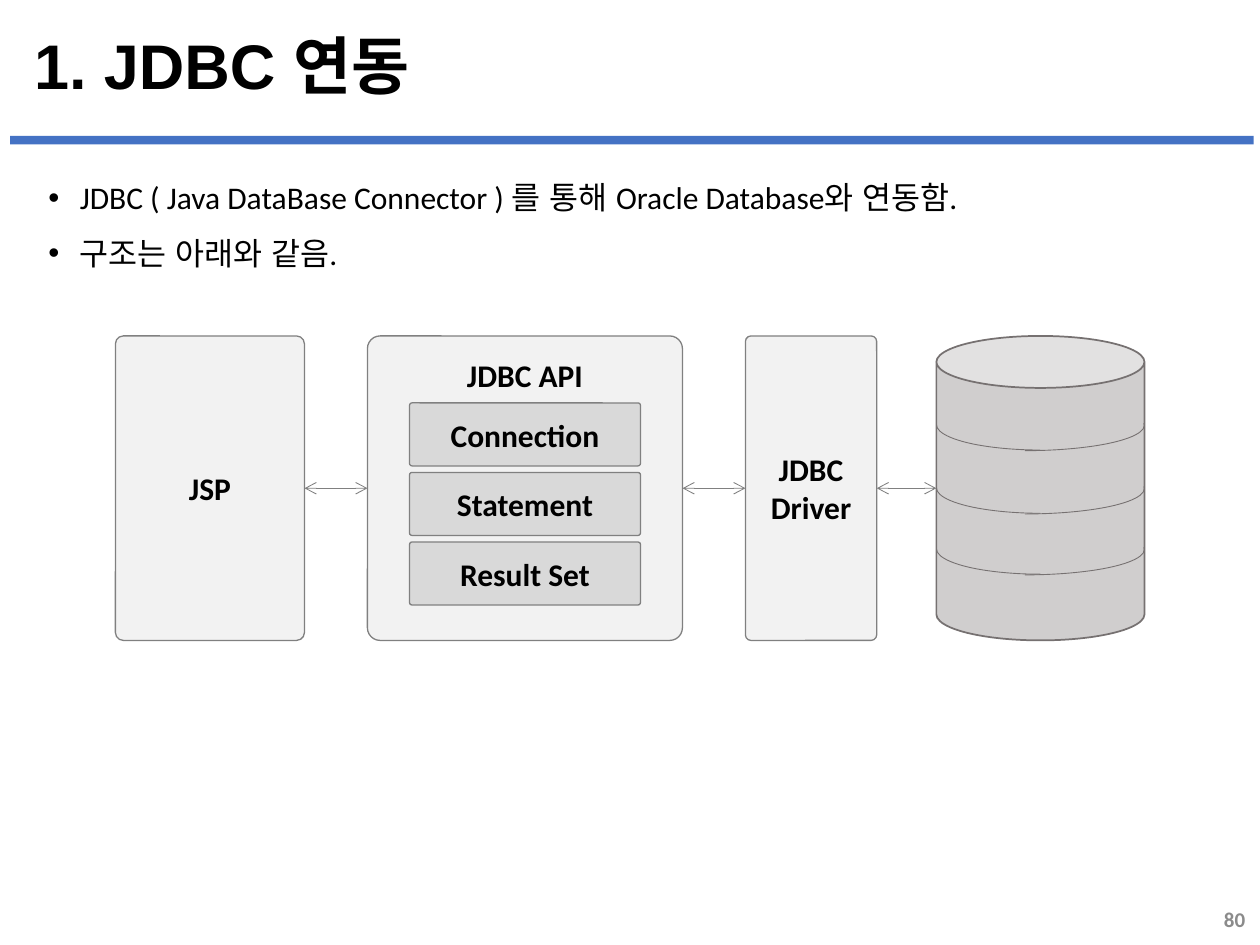
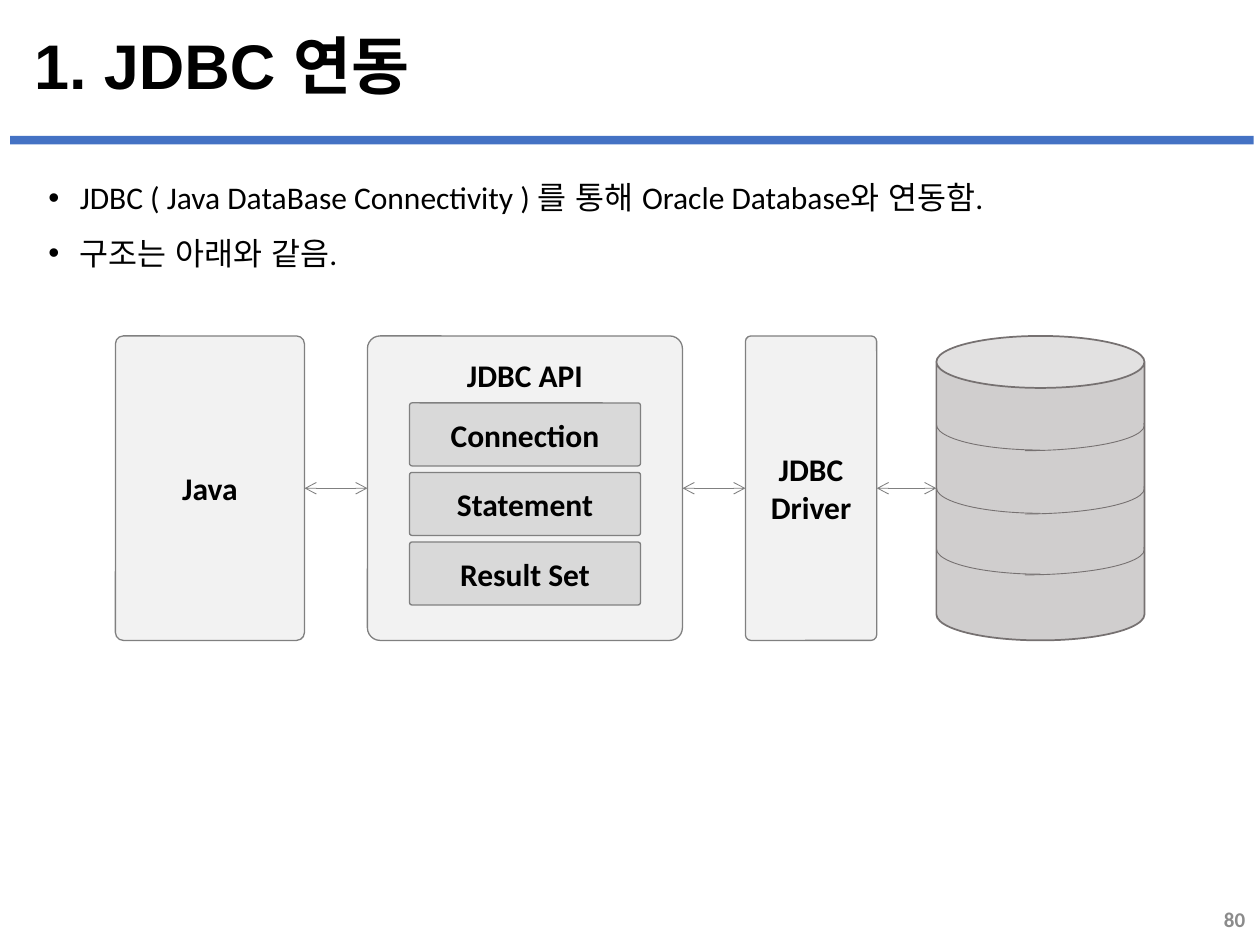
Before and after one commit to miseo2/ktds-28-java-workspace, a slide deck: slide 80 of 강의 자료/02.+DBMS.pptx. Drawn at 1260x945 pixels with LibreOffice and Linux fonts; fonts in the diff are those of the drawing. Boxes give left, top, right and bottom in pixels: in the first picture for what was removed or moved away, otherwise in the second. Text is boxed around its words. In the diff, an @@ line names an element or a change of style, - is before the commit and + after.

```diff
--- a/강의 자료/02.+DBMS.pptx
+++ b/강의 자료/02.+DBMS.pptx
@@ text at [80, 182, 983, 214]: text changed @@
-• JDBC ( Java DataBase Connector ) 를 통해 Oracle Database와 연동함.
+• JDBC ( Java DataBase Connectivity ) 를 통해 Oracle Database와 연동함.
@@ text in rounded rectangle at [182, 479, 237, 501]: text changed @@
-JSP
+Java
```
Also in this commit, not shown: 18 other files.
